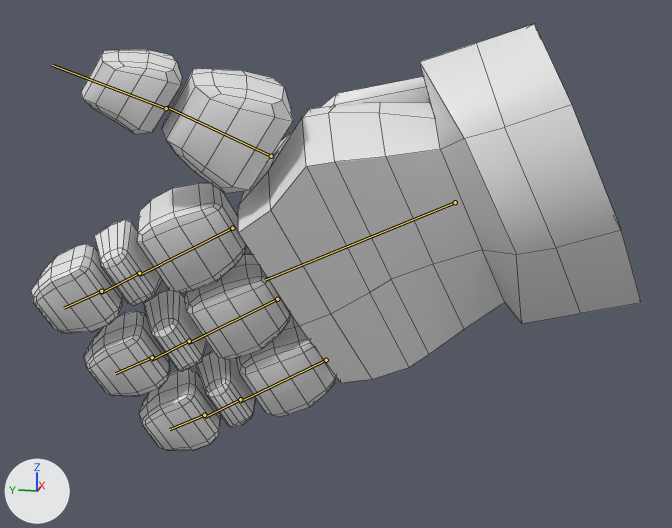
The FBX model PFATAL/Assets/_Graph/Meshes/Chara/SMSH_RIG_Hand_Character.fbx: old version first, new version second.
One viewpoint serves both versions: a 50 mm camera at (-0.345, -0.171, 0.123) aimed at (0.055, -0.091, 0.023). Every picture has the same lights, and +X, +Y and +Z are marked at lower left. The first picture is the older version. Both versions are drawn at frame 1 of the action 'Hand|additive_run'; the numbers are the values there. The bones that change, and the others that lie on the model, are drawn over the model as lines. Mesh edges are drawn as thin lines.

Objects in the first picture: 'msh_hand_character'.
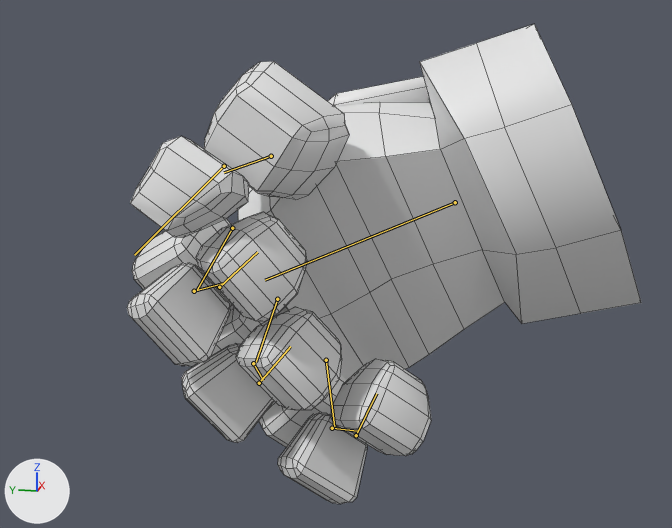
Scene script edits in JSON lines:
```json
{"block": "bone_thumb_01", "where": "bone_thumb_01 = bpy.data.objects['Hand'].pose.bones['Thumb_01']  # child of 'Hand'"}
{"op": "set", "path": "bone_thumb_01.rotation_quaternion", "old": "(1.0, 0.0, 0.0, 0.0)", "new": "(0.562, 0.411, -0.639, 0.327)", "note": "degrees (0, 0, 0) -> degrees (-16, -99, 79)"}
{"block": "bone_thumb_02", "where": "bone_thumb_02 = bpy.data.objects['Hand'].pose.bones['Thumb_02']  # child of 'Thumb_01'"}
{"op": "set", "path": "bone_thumb_02.rotation_quaternion", "old": "(1.0, 0.0, 0.0, 0.0)", "new": "(0.844, 0.0, 0.0, 0.536)", "note": "degrees (0, 0, 0) -> degrees (0, 0, 65)"}
{"block": "bone_finger01_01", "where": "bone_finger01_01 = bpy.data.objects['Hand'].pose.bones['Finger01.01']  # child of 'Hand'"}
{"op": "set", "path": "bone_finger01_01.rotation_quaternion", "old": "(1.0, 0.0, 0.0, 0.0)", "new": "(0.822, -0.048, 0.097, 0.559)", "note": "degrees (0, 0, 0) -> degrees (2, 12, 69)"}
{"block": "bone_finger01_02", "where": "bone_finger01_02 = bpy.data.objects['Hand'].pose.bones['Finger01.02']  # child of 'Finger01.01'"}
{"op": "set", "path": "bone_finger01_02.rotation_quaternion", "old": "(1.0, 0.0, 0.0, 0.0)", "new": "(0.826, 0.0, 0.0, 0.564)", "note": "degrees (0, 0, 0) -> degrees (0, 0, 69)"}
{"block": "bone_finger01_03", "where": "bone_finger01_03 = bpy.data.objects['Hand'].pose.bones['Finger01.03']  # child of 'Finger01.02'"}
{"op": "set", "path": "bone_finger01_03.rotation_quaternion", "old": "(1.0, 0.0, 0.0, 0.0)", "new": "(0.826, 0.0, 0.0, 0.564)", "note": "degrees (0, 0, 0) -> degrees (0, 0, 69)"}
{"block": "bone_finger02_01", "where": "bone_finger02_01 = bpy.data.objects['Hand'].pose.bones['Finger02.01']  # child of 'Hand'"}
{"op": "set", "path": "bone_finger02_01.rotation_quaternion", "old": "(1.0, 0.0, 0.0, 0.0)", "new": "(0.797, -0.056, 0.103, 0.593)", "note": "degrees (0, 0, 0) -> degrees (2, 13, 73)"}
{"block": "bone_finger02_02", "where": "bone_finger02_02 = bpy.data.objects['Hand'].pose.bones['Finger02.02']  # child of 'Finger02.01'"}
{"op": "set", "path": "bone_finger02_02.rotation_quaternion", "old": "(1.0, 0.0, 0.0, 0.0)", "new": "(0.967, 0.0, 0.0, 0.255)", "note": "degrees (0, 0, 0) -> degrees (0, 0, 29)"}
{"block": "bone_finger02_03", "where": "bone_finger02_03 = bpy.data.objects['Hand'].pose.bones['Finger02.03']  # child of 'Finger02.02'"}
{"op": "set", "path": "bone_finger02_03.rotation_quaternion", "old": "(1.0, 0.0, 0.0, 0.0)", "new": "(0.534, 0.0, 0.0, 0.846)", "note": "degrees (0, 0, 0) -> degrees (0, 0, 115)"}
{"block": "bone_finger03_01", "where": "bone_finger03_01 = bpy.data.objects['Hand'].pose.bones['Finger03.01']  # child of 'Hand'"}
{"op": "set", "path": "bone_finger03_01.rotation_quaternion", "old": "(1.0, 0.0, 0.0, 0.0)", "new": "(0.727, -0.155, 0.12, 0.658)", "note": "degrees (0, 0, 0) -> degrees (-4, 22, 84)"}
{"block": "bone_finger03_02", "where": "bone_finger03_02 = bpy.data.objects['Hand'].pose.bones['Finger03.02']  # child of 'Finger03.01'"}
{"op": "set", "path": "bone_finger03_02.rotation_quaternion", "old": "(1.0, 0.0, 0.0, 0.0)", "new": "(0.925, 0.0, 0.0, 0.38)", "note": "degrees (0, 0, 0) -> degrees (0, 0, 45)"}
{"block": "bone_finger03_03", "where": "bone_finger03_03 = bpy.data.objects['Hand'].pose.bones['Finger03.03']  # child of 'Finger03.02'"}
{"op": "set", "path": "bone_finger03_03.rotation_quaternion", "old": "(1.0, 0.0, 0.0, 0.0)", "new": "(0.697, 0.0, 0.0, 0.717)", "note": "degrees (0, 0, 0) -> degrees (0, 0, 92)"}
```

Pixel boxes [x1, y1, x2, y2] of what changed, in the pictures (672 x 528 px):
```json
{"object": "msh_hand_character", "change": "posed", "before": [31, 24, 641, 451], "after": [127, 24, 641, 504], "on screen": "16% narrower, 12% taller"}
{"bone": "Thumb_01", "before": "(271, 156) to (167, 107)", "after": "(271, 156) to (224, 172)"}
{"bone": "Thumb_02", "before": "(166, 108) to (52, 65)", "after": "(224, 166) to (134, 255)"}
{"bone": "Finger01.01", "before": "(232, 228) to (139, 275)", "after": "(232, 228) to (197, 290)"}
{"bone": "Finger01.02", "before": "(139, 273) to (101, 293)", "after": "(194, 291) to (222, 283)"}
{"bone": "Finger01.03", "before": "(101, 291) to (64, 308)", "after": "(219, 287) to (257, 252)"}
{"bone": "Finger02.01", "before": "(277, 299) to (189, 343)", "after": "(277, 299) to (256, 362)"}
{"bone": "Finger02.02", "before": "(189, 341) to (151, 360)", "after": "(253, 363) to (263, 380)"}
{"bone": "Finger02.03", "before": "(152, 357) to (115, 373)", "after": "(259, 383) to (290, 346)"}
{"bone": "Finger03.01", "before": "(326, 360) to (240, 401)", "after": "(326, 360) to (334, 426)"}
{"bone": "Finger03.02", "before": "(240, 399) to (204, 417)", "after": "(332, 428) to (358, 431)"}
{"bone": "Finger03.03", "before": "(204, 415) to (169, 429)", "after": "(356, 435) to (376, 393)"}
```
